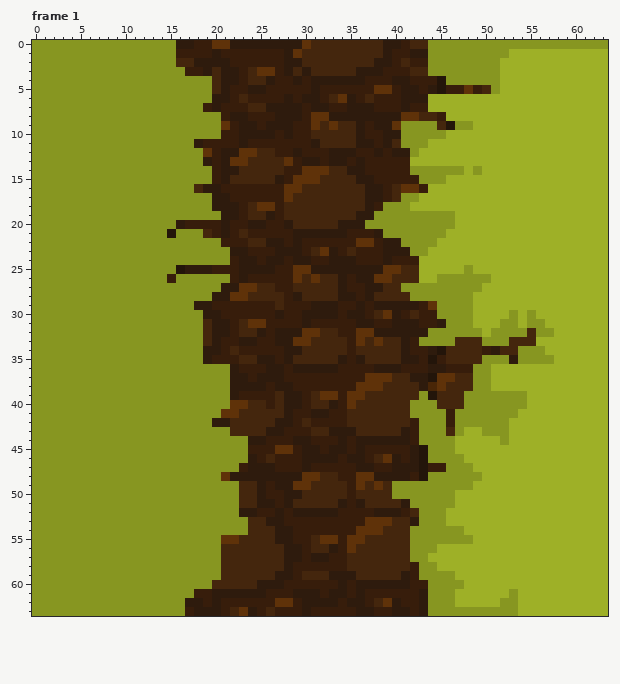
One commit to this pixel-art file: WIP_Pixel_Art/Forest_Floor_Tileset_WIP.aseprite. This is how it looked before the edit.
64x64 pixels, 6 frames. Colours within 5 levels of each other are drawn and written as one. Shown: frame 1. The commit also changed other frames, which this record leaves out.
Now the later version:
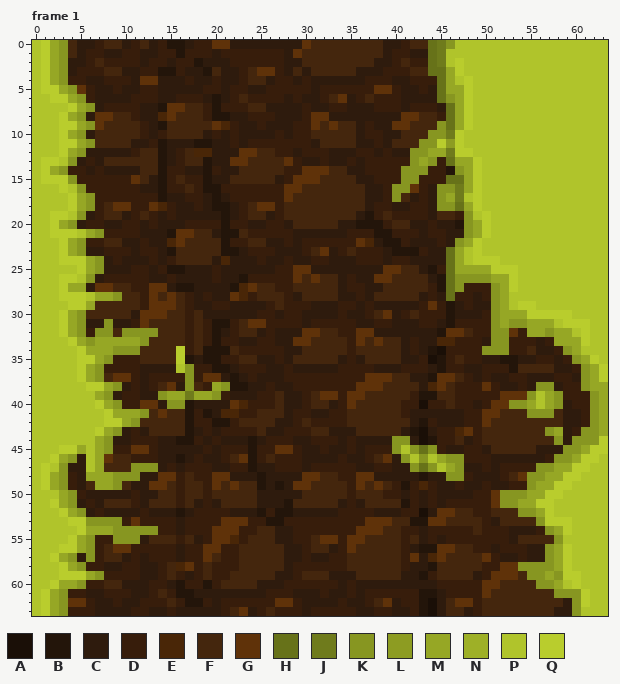
Palette (. is transparent): A #1a0f07  B #23150a  C #2e1b0d  D #371d0b  E #492607  F #44260d  G #5f3209  H #677219  J #6f7b1c  K #879621  L #8d9c22  M #96a725  N #9eb027  P #b0c42b  Q #b9cd2d
The edit:
layer "Dirt/Dirt Shadow" opacity 23% darken added
layer "Grass/Grass Base" now shown
layer "Grass Attempt #2/Bottom Grass" now hidden
layer "Grass Attempt #2/Mid Grass" now hidden
Changed rows in their new state; - is an unchanged pixel.
Frame 1:
first column x 0:
 0 PQM-FCCDFFCDFCDBB---------------------------HJ-PPPPPPPPPPPPPPPPP
 1 PQM-FCDDCCDDCCDDB---------------------------HJPPPPPPPPPPPPPPPPPP
 2 PQM-CCDFDDDDCDDCDDB-------------------------HJPQPPPPPPPPPPPPPPPP
 3 PQM-CDDDFFCCDDBBDCCB------------------------HHMQPPPPPPPPPPPPPPPP
 4 PQM-DDCCDDDCGGCCCDCCD------------------------HMPQPPPPPPPPPPPPPPP
 5 PQQM-GDCCDCCDDCCCCCDD------------------------HMMQPPPPPPPPPPPPPPP
 6 PPQQM-DCCCCDDDCCDDDCB-----------------------CHKMQPPPPPPPPPPPPPPP
 7 PPPPQM-CDDDDCCBGGFF-B-----------------------DCHMQPPPPPPPPPPPPPPP
 8 PPPQM-CGGFFDCCEGFFFDBB------------------------HMQPPPPPPPPPPPPPPP
 9 PPPQQM-GFFFFDCBFFFFFGE-------------------GFFFKHMQPPPPPPPPPPPPPPP
10 PPPQM-CFFFFFDCDFFFFCDC-------------------FFF--JQPPPPPPPPPPPPPPPP
11 PPPQQM-FFFFCCDBCCCBBCC-------------------FF-KQLQPPPPPPPPPPPPPPPP
12 PPPQM-CCCCCDFFBCDFEEC----------------------KMMJQQPPPPPPPPPPPPPPP
13 PQQP-CDCFFFFFFBCDFFBC---------------------KMKDHMMQPPPPPPPPPPPPPP
14 PQM-DDCDCCCCFFBDDCCB---------------------K--DDB-MQPPPPPPPPPPPPPP
15 PQQQ-DDDDDDGFCBDFDDBC--------------------KKDDDHHMQPPPPPPPPPPPPPP
16 PPPQP-DDDDDDCCBDDFDBB-------------------KK--CKKJMQPPPPPPPPPPPPPP
17 PPPPQM-DDDDDDDBCCDDCB-------------------KFCDCKMJPQPPPPPPPPPPPPPP
18 PPPPQM-DFGGDDGEDCCDCBB-----------------DCCDDCKKHMQPPPPPPPPPPPPPP
19 PPQQP-CDFFCDFDCDCCCCCB---------------BDFDDDDCFFDKPQPPPPPPPPPPPPP
20 PPQM-CDDCCDDCDCC-----B--------------BBBDFFCCDCCBKMQPPPPPPPPPPPPP
21 PPQQQPM-DDDDCCC-GGF-CBB---------------BBDDDCDDCCKMQPPPPPPPPPPPPP
22 PPPQM-DDFFCCDCCEGFFFFB---------------ECBBDCCCDCKMQPPPPPPPPPPPPPP
23 PPPQM-CCDDDCDDCBFFFFFBB-----------------BBBDCCHMPQPPPPPPPPPPPPPP
24 PPPQQQM-CDCCCDCDFFFFCEC-------------------CCCCHMPQQQPPPPPPPPPPPP
25 PPPPPQM-CCCDDCDB-----CC--------------------CBDHMMMMQQQPPPPPPPPPP
26 PPPQQP-CDDDDDCC-CCCCDCCB-------------------FCBH----MMQPPPPPPPPPP
27 PPPQMMCGGFFDDGGCBBCCC-BE-----------------FFFDBH-DDDKMQPPPPPPPPPP
28 PPPQQQPMM-FFDGFGFDCD---ED-----------------FCDCHDDCDKMPPPPPPPPPPP
29 PPPPQQMFFFFFDGGGFD----CCCC-------------------DBCDCCKMPQQPPPPPPPP
30 PPPQM-FFFFFCGGGFFDF--CCCC--------------------DBCCCDKMMMQQQQQPPPP
31 PPPQM-CC-CCDGFFFFDFDBB------------------------BDDDDKM-KMMMPQQQPP
32 PPPQM-D--F----FFFDFDB-----------------------CBGGFDD--GDMM-MMPQPP
33 PPPPQM-MMMMM-FFFFDFDB----------------------CCEEDDDC--DDDCDMMMQPP
34 PPPPPQMMM---FFFFQDFBBB---------------------CBADDDDKKKDDFCCDKMPPP
35 PPPPPQQM-DDDFFFFQBCBB-----------------------ABD-DDCCBBCCDDCDKMQP
36 PPPPPQM-DDDDCCCCP-DDBB-----------------------B--CCDDDBFFFFCCDKMQ
37 PPPPPQM-FGGDCDDDD-DGGCB-------------------------DCDCCDDCCCDDCKMQ
38 PPPPPPQQM-CDCDFGC-FDM-BB-----------------------DDDGDCCDCKKCDDKMM
39 PPPPPPPM-CDDCC-MMJMM-D-CC-----------------DB---DDDDDGGGKPMKDDDKM
40 PPPPPPPQM-DDGGC--BCCCC-EDD---------------DDADD-DDCDGG--MPMKCDDKM
41 PPPPPPPPQMMM-FGFFBDBCEEDD----------------DCCCCCCDDGGFFFKKKFCCDKM
42 PPPPPPPPQQM-FFFFFBDDBBD-------------------CBDCCCDDGFFFFFFFFCCDKM
43 PPPPPPPQM-CDCFFFFBCDCDDDD-----------------BACDDEGDFFFFFFFKMCDKKM
44 PPPPPPPM-CCDDDCCBBDCDCCCB---------------KKCABDDFCDFFFFFFFFKCKKKQ
45 PPPQQMPM-DDGGDCCCCCDCDDDB---------------KPKH-DCCDDCFFFFFCCCKKMQQ
46 PPQM-CPMGFFDDDCCBCDCCDFGB----------------KPKPM--DDDCCCCCCDKKMQQP
47 PQP-CCPMFFF---CDCDDDCCD-B-----------------KHKPM-CCDCDDDDKKMMQQPP
48 PQM-DCMMM---CCGGDFDDG----B----------------C-CC--DCCCDFGKKMMQQPPP
49 PQM-DCFMM-FCCGGFDFFDGFG--BCB------------DBDEDCCDCCDCCDDKMMQQPPPP
50 PPPM-DCCCCCDCCFFDFFDFFF---CC-----------DDCDCDCCCCDDGKKKMMQQPPPPP
51 PPQM-CDCFFFDCFFFDFCDCFF----CB------------BDCDCDDDDDGKKMMQQPPPPPP
52 PPPQM-CDCCCCDCCCBCDDDDC--B-BB-------------DACGGFFDDFFFKKMQPPPPPP
53 PPPPQQ----DGDDDDCDDDDGGGDDBB--------------BBGGFFFFDCFFFFKQQQPPPP
54 PPPPPQMMM-----DDCDDDGGGDD----------------DDCDDDDDFDDDCCCDKMQPPPP
55 PPPPQM-DD---CFFFDFCDG-ED-----------------DFCDCDDDDDDDCFFFFKPPPPP
56 PPPQQM-DFGGDDDDDCDDGGDD------------------DCBBGGFFDDCDDDCCKMQPPPP
57 PPQM-C-DFFCDCDDDCDDGFDD------------------DGCEGFFFFGDCCDCCKMQPPPP
58 PPPQM-DDCCDDCCDFEGDFDDD------------------DCCBFFFFFDDGGKKKKMQPPPP
59 PPPQQQM-DDDDCCDFDCDFDD--------------------CBDFFFFCDGGGFKKMKQQPPP
60 PPQMM-DDFFCCCDDCBDDBD---------------------CCCDDDDDGGFFFFKKMPQPPP
61 PQM-DDCCDDDCCDFDBBCC-----------------------BBCDDDDGFFFFFFFKKKQPP
62 PQM-GGDCCDCCDDDFDBB------------------------BACFGGDFFFFFFFFFCKQPP
63 PQM-DDDCCCCDDCCDCC-------------------------BACFFCDFFFFFFFFCCKPPP
